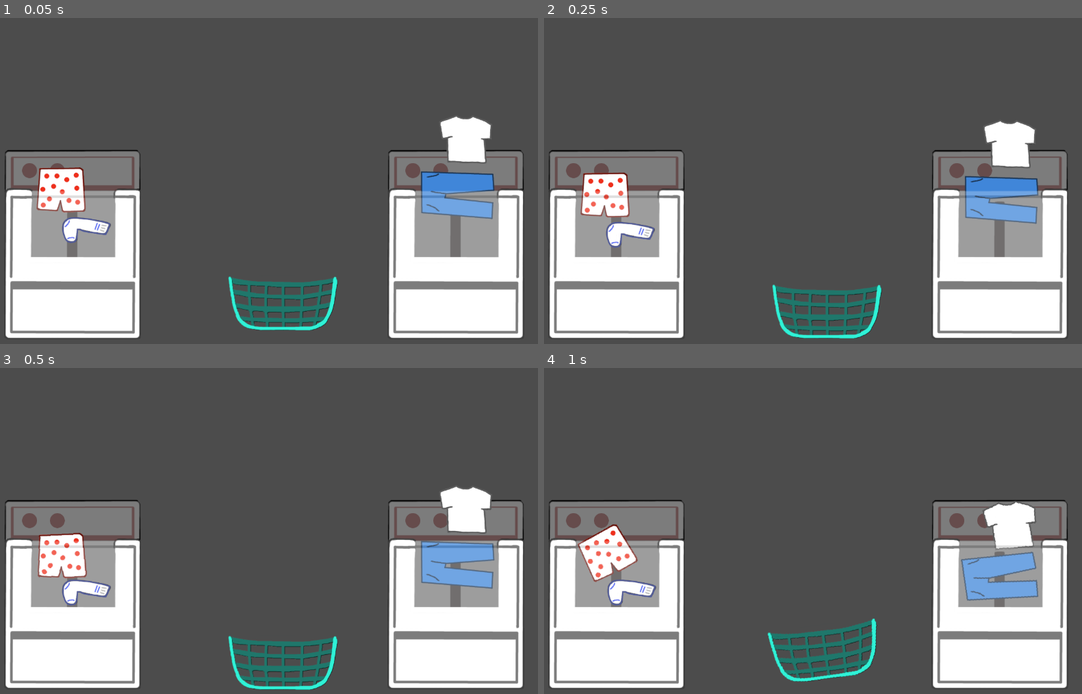
Above: before the commit, frames 1-4 (two rows, left to right).
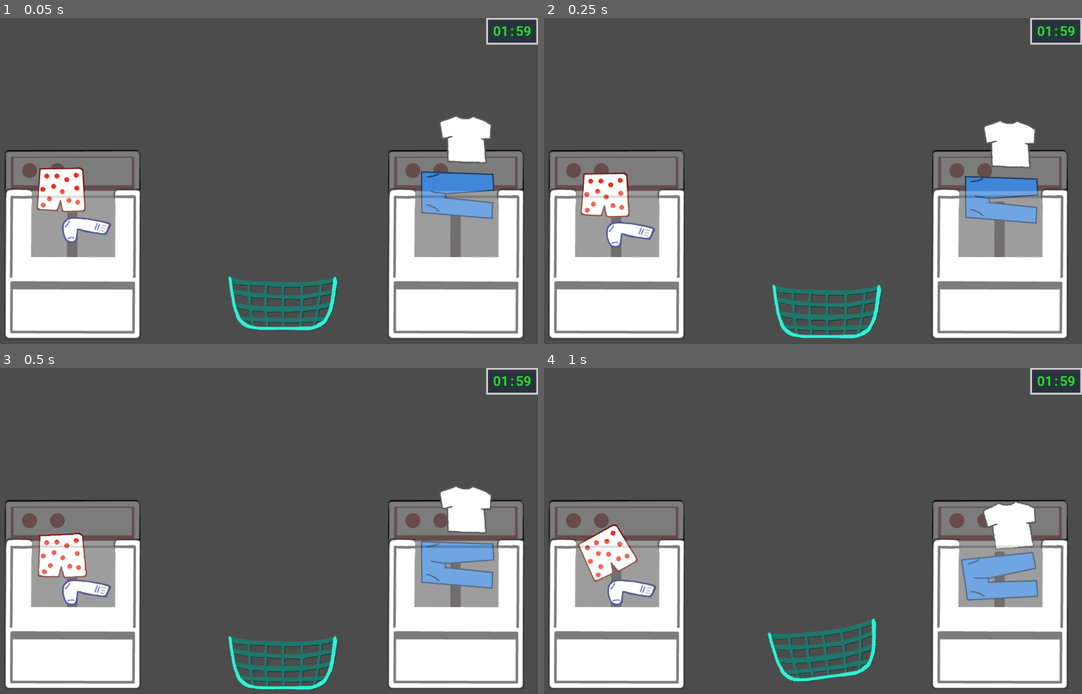
Above: after the commit, the same moments.

Repository: peternatewood/laundry-lunacy
Game: Godot game, scene res://main.tscn
Same seed, same stepped clock (60 frames per second), same inputs: the game is played once before the commit and once after it.
Inputs (mouse positions are in pixels of both pictures, inside the frame that each line leads up to):
- Up to frame 1 (0.05 s): no input
- Up to frame 2 (0.25 s): no input
- Up to frame 3 (0.5 s): no input
- Up to frame 4 (1 s): move the mouse to (829, 661) at 0.52 s; tap Space (grab) at 0.6 s; click (829, 661) at 0.67 s

The runs differ from the first frame. In frame 1, 0.8% of the frame differs, in the area x 90-100%, y 0-9%; in frame 2, 0.8%; in frame 3, 0.8%; in frame 4, 0.8%.

Commit message:
Add HUD to main scene

Diff:
--- a/main.tscn
+++ b/main.tscn
@@ -8,6 +8,7 @@
 [ext_resource path="res://prefabs/Boxers.tscn" type="PackedScene" id=6]
 [ext_resource path="res://prefabs/Pants.tscn" type="PackedScene" id=7]
 [ext_resource path="res://prefabs/Shirt.tscn" type="PackedScene" id=8]
+[ext_resource path="res://prefabs/HUD.tscn" type="PackedScene" id=9]
 
 [node name="Scene" type="Node2D"]
 script = ExtResource( 3 )
@@ -42,3 +43,10 @@
 
 [node name="Shirt" parent="." instance=ExtResource( 8 )]
 position = Vector2( 1046.86, 218.005 )
+
+[node name="CanvasLayer" type="CanvasLayer" parent="."]
+
+[node name="HUD" parent="CanvasLayer" instance=ExtResource( 9 )]
+mouse_filter = 2
+size_flags_horizontal = 3
+size_flags_vertical = 3
Not shown: 1 places in main.tscn that only renumber resources
